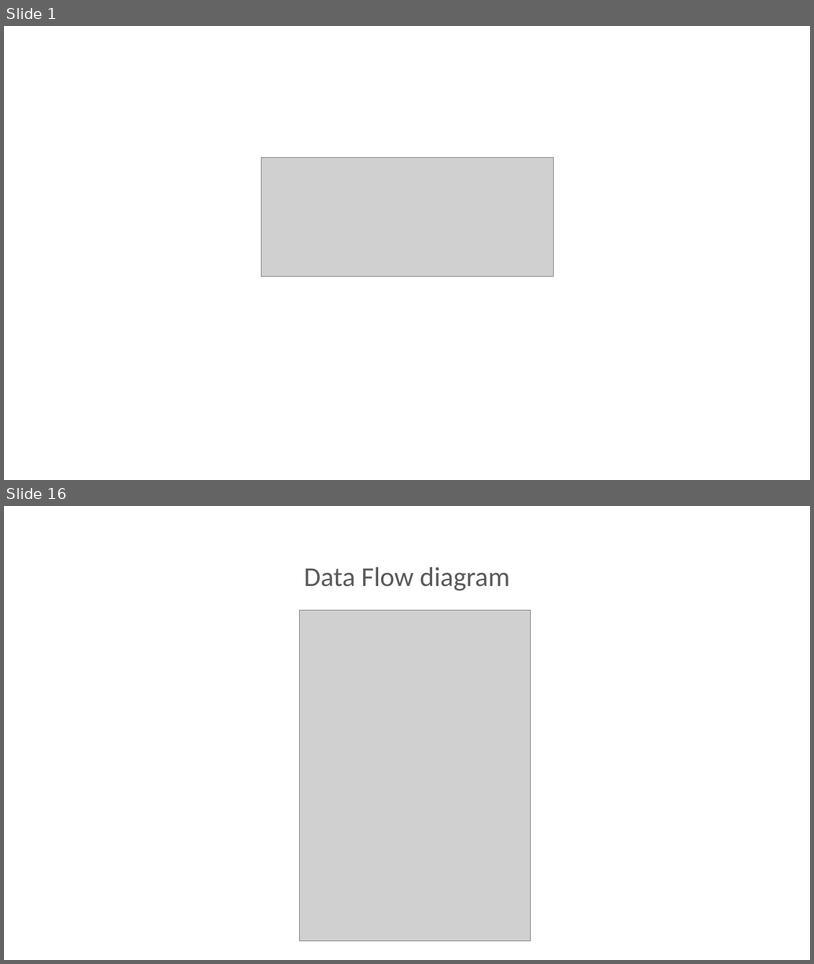
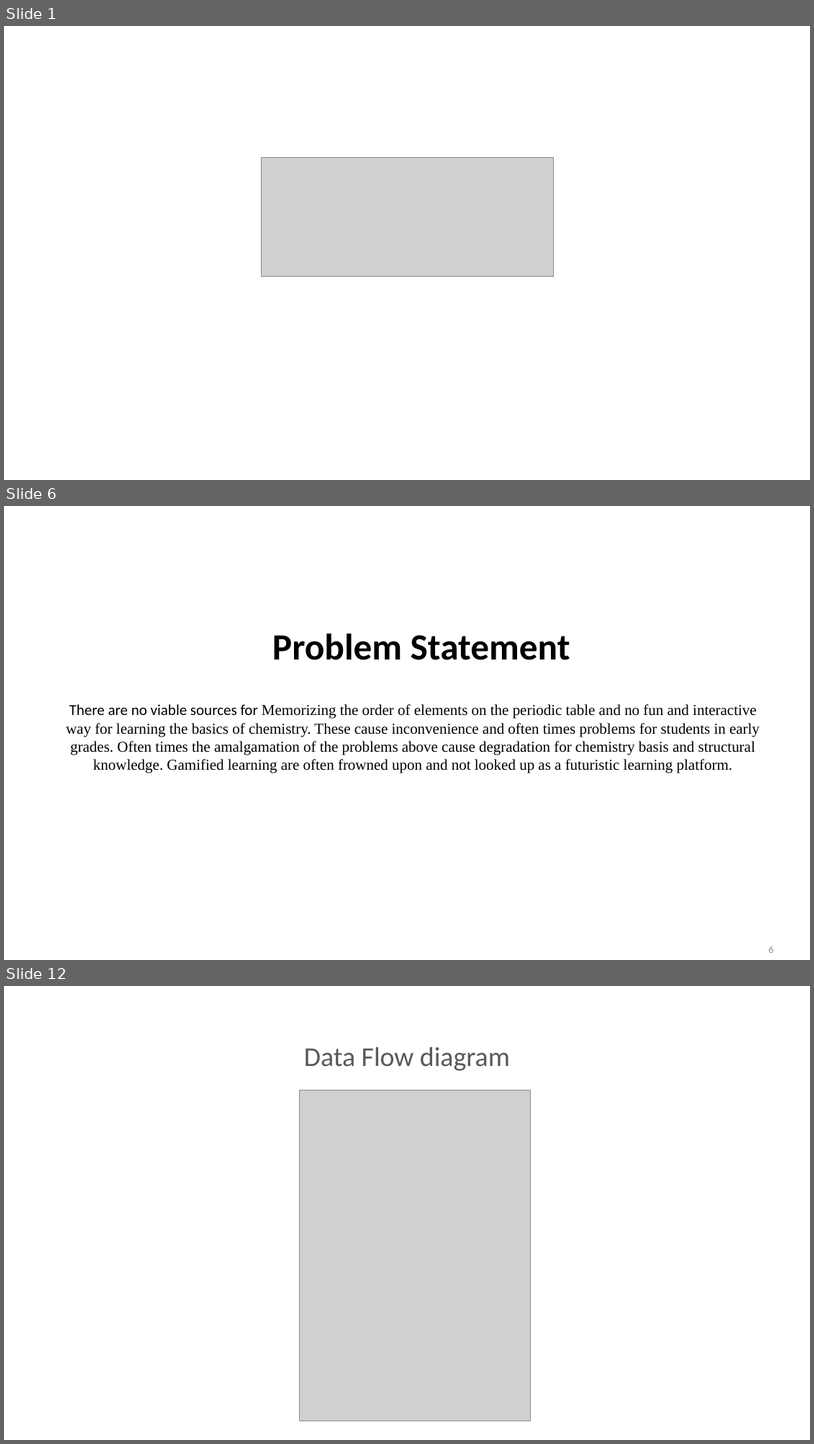
Before and after one commit to shahanxali/Mendeleev-s-Marvel, a slide deck: PPT_.pptx. Shown one above the other, each under a label of ours: slides 1 and 16 before the commit, slides 1, 6 and 12 after it; the slides between them are not shown. The pictures are 814x964 and 814x1444 pixels, drawn with LibreOffice and Linux fonts; fonts in the diff are those of the drawing; grey boxes stand for pictures; background and template pictures are left out. Boxes give left, top, right and bottom in pixels: in the first picture for what was removed or moved away, otherwise in the second. Text is boxed around its words. In the diff, an @@ line names an element or a change of style, - is before the commit and + after.

```diff
--- a/PPT_.pptx
+++ b/PPT_.pptx
@@ slide 6 added at [4,506,810,960], background picture (left out) @@
@@ title added at [273,633,571,660], 44 pt, text #000000, bold @@
+Problem Statement
@@ text added at [66,704,760,773], 18 pt, text #000000 @@
+There are no viable sources for Memorizing the order of elements on the periodic table and no fun and interactive way for learning the basics of chemistry. These cause inconvenience and often times problems for students in early grades. Often times the amalgamation of the problems above cause degradation for chemistry basis and structural knowledge. Gamified learning are often frowned upon and not looked up as a futuristic learning platform.
@@ page number added at [769,946,774,952], 12 pt, text #8C8C8C @@
+6
@@ what was slide 16 is now slide 12 @@
```
Also in this commit, not shown: 9 slides changed, 3 other slides added, 8 slides removed, 7 other files.
